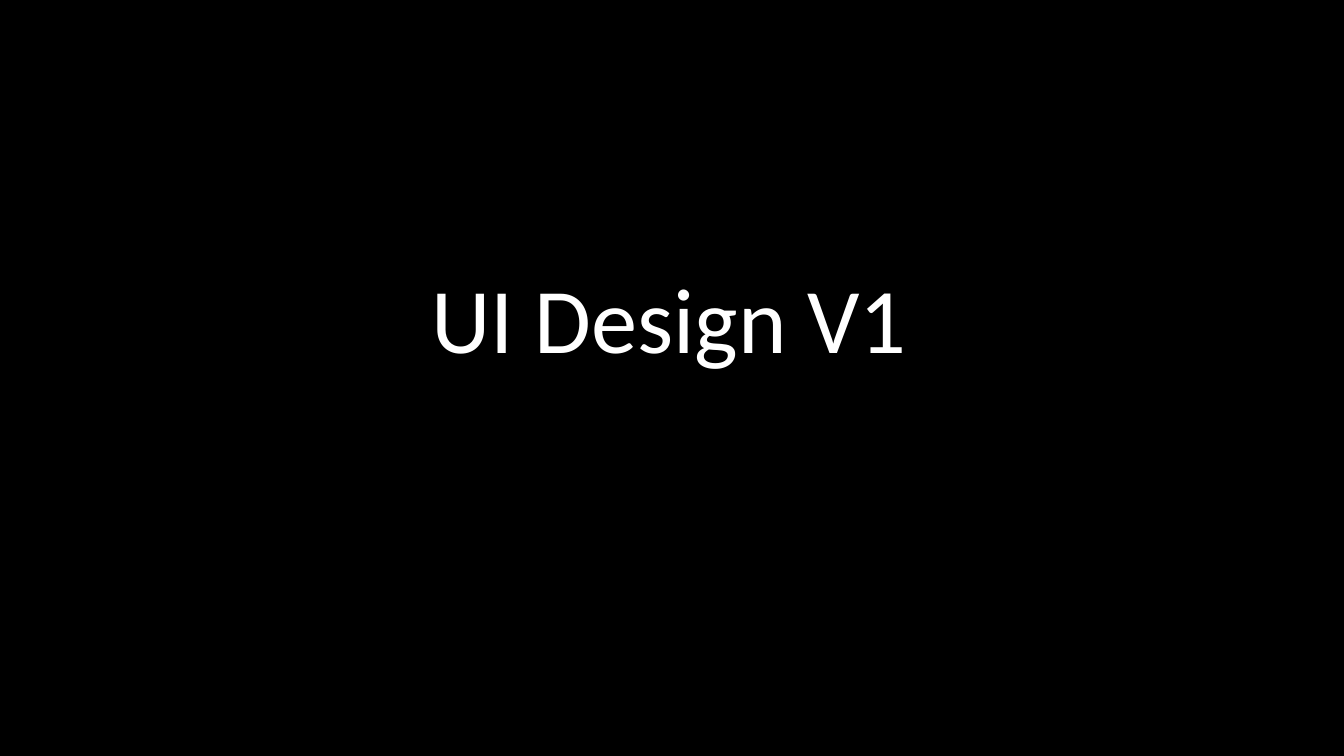
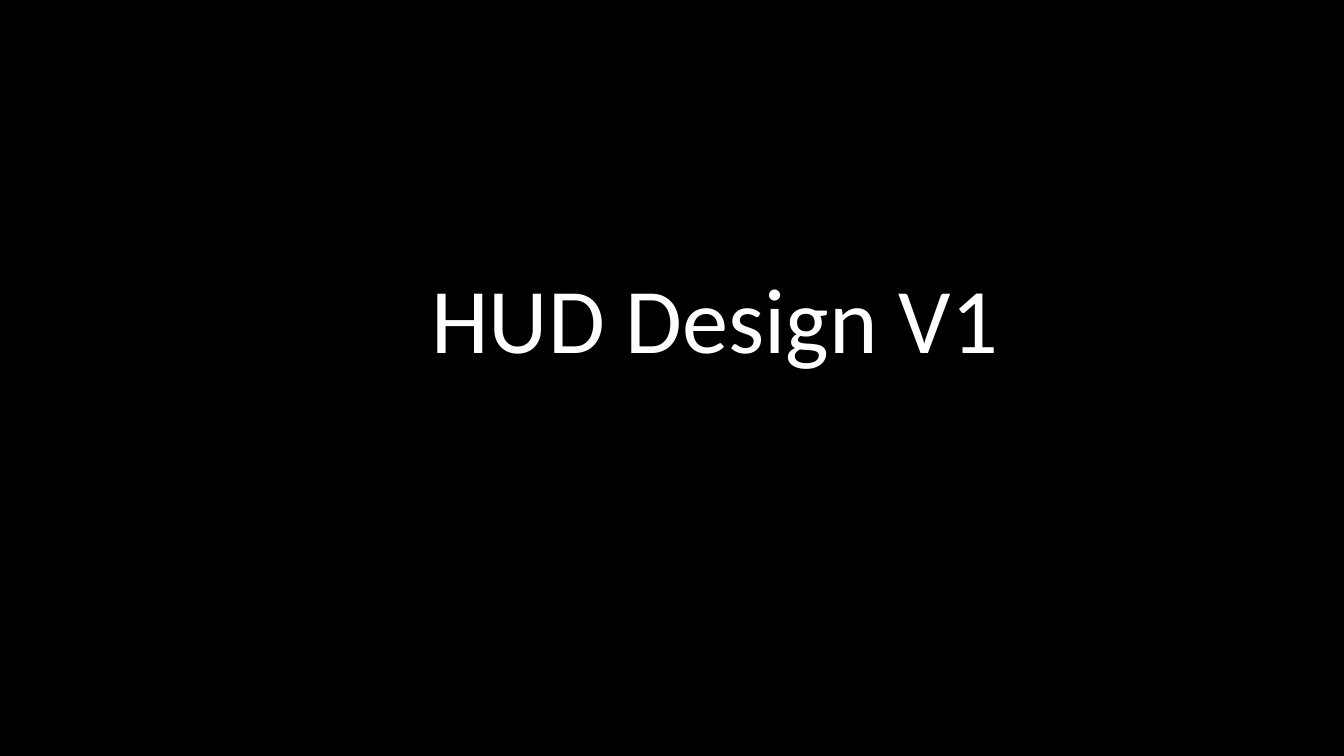
Before and after one commit to JumberlackCoding/ReverseAsteroids, a slide deck: slide 2 of GameDesignDocuments/GameDesignFigureMaker.pptx. Drawn at 1344x756 pixels with LibreOffice and Linux fonts; fonts in the diff are those of the drawing. Boxes give left, top, right and bottom in pixels: in the first picture for what was removed or moved away, otherwise in the second. Text is boxed around its words. In the diff, an @@ line names an element or a change of style, - is before the commit and + after.

Commit message:
Ship AI Design Doc Update

```diff
--- a/GameDesignDocuments/GameDesignFigureMaker.pptx
+++ b/GameDesignDocuments/GameDesignFigureMaker.pptx
@@ text at bbox=[431, 289, 998, 369]: text changed @@
-UI Design V1
+HUD Design V1
```
Also in this commit, not shown: 3 other slides changed, 3 slides added.
